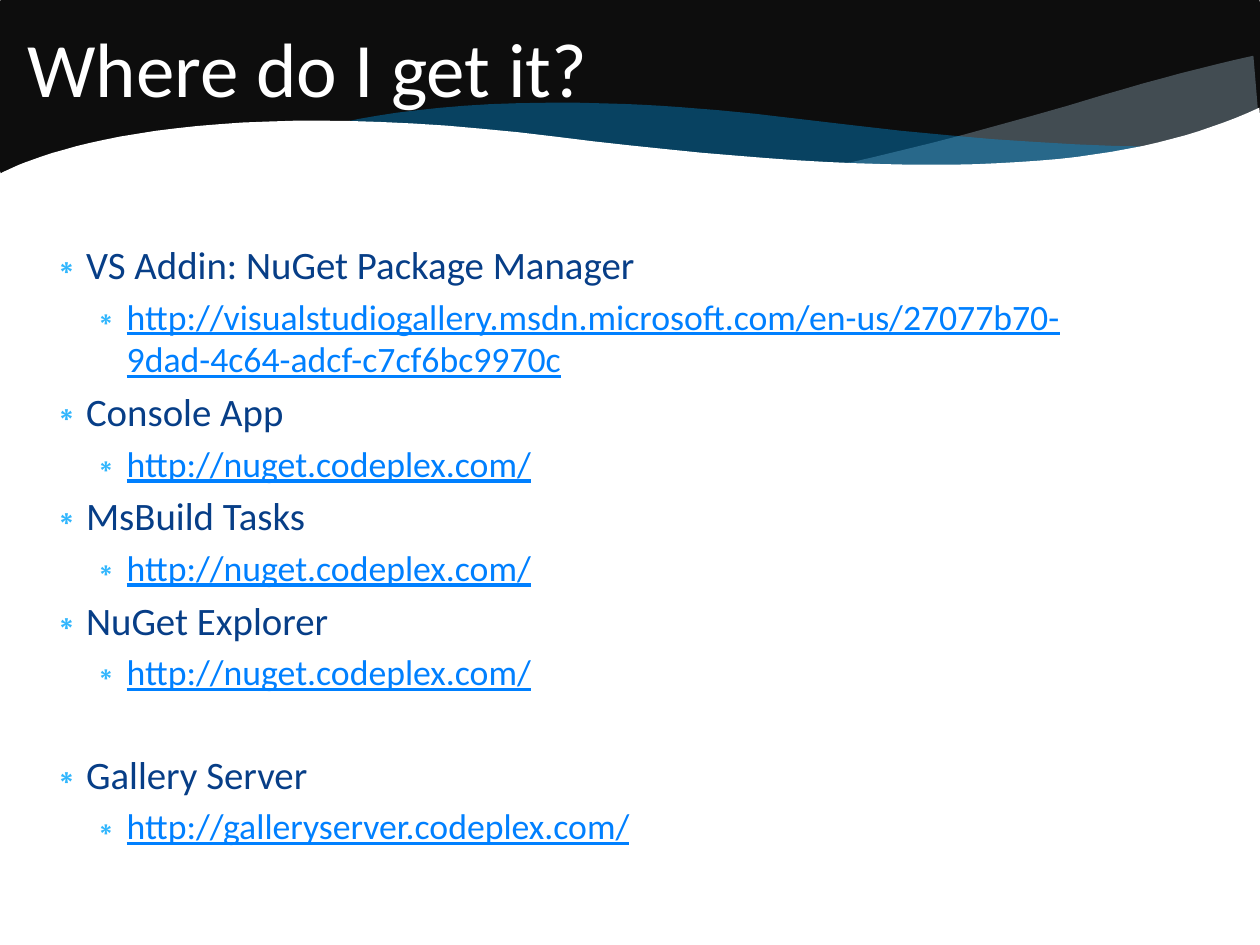
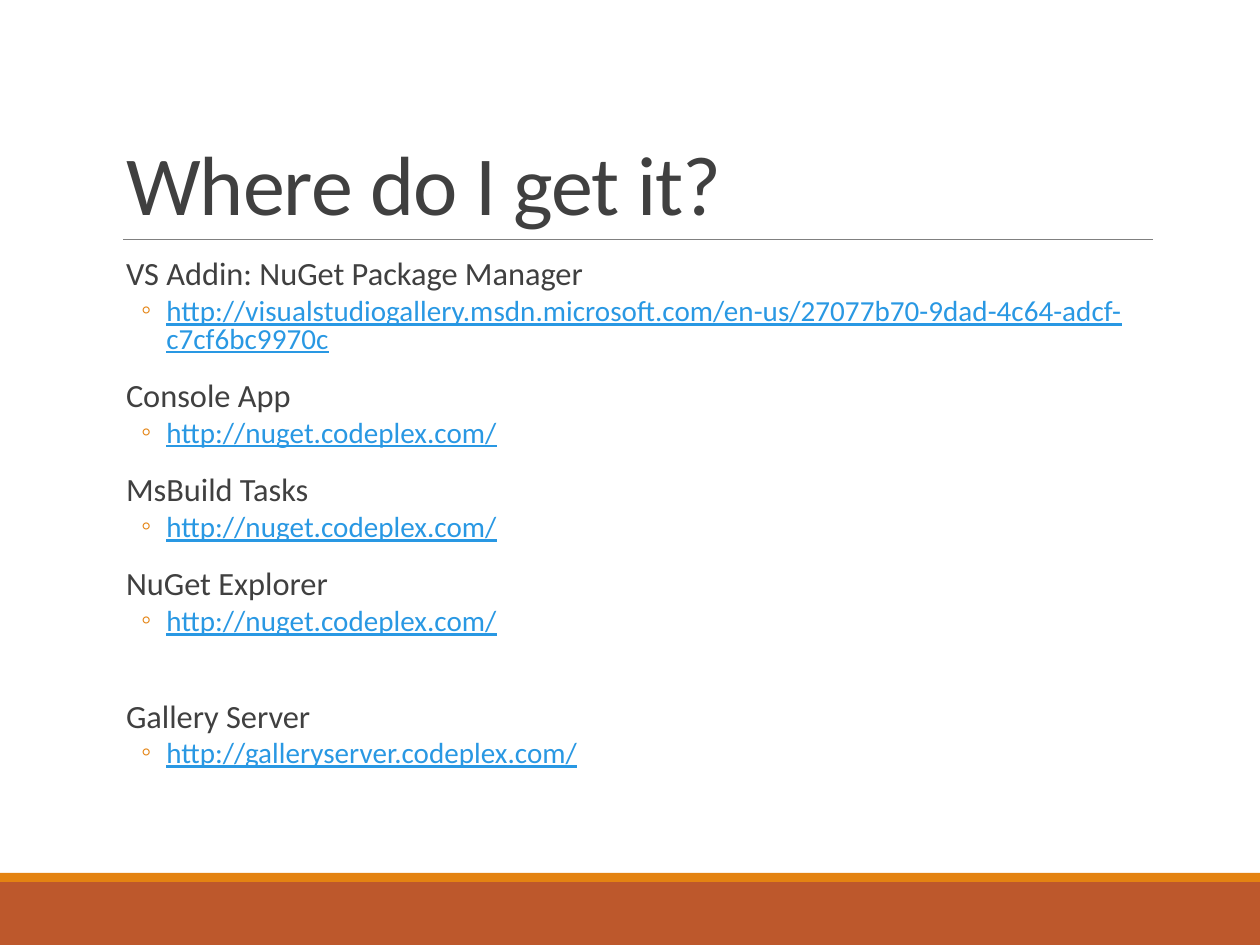
Before and after one commit to jsjodha/DevOpsFullDayTraining, a slide deck: slide 39 of PPTS/3. Package management with Nuget.pptx. Drawn at 1260x945 pixels with LibreOffice and Linux fonts; fonts in the diff are those of the drawing. Boxes give left, top, right and bottom in pixels: in the first picture for what was removed or moved away, otherwise in the second. Text is boxed around its words. In the diff, an @@ line names an element or a change of style, - is before the commit and + after.

```diff
--- a/PPTS/3. Package management with Nuget.pptx
+++ b/PPTS/3. Package management with Nuget.pptx
@@ rounded rectangle removed at [0, 0, 1260, 176] @@
@@ freeform shape removed at [0, 38, 1260, 307] @@
@@ title "Where do I get it?": place and size @@
-title "Where do I get it?" at [27, 43, 587, 115]
+title "Where do I get it?" at [126, 156, 721, 230]
@@ title "Where do I get it?" at [126, 156, 721, 230]: size 44 to 48 pt, text colour #FFFFFF to #404040, letter spacing 0 to -0.5 pt; line spacing 1 to 0.85; vertical alignment middle to bottom @@
@@ freeform shape removed at [341, 48, 1151, 220] @@
@@ freeform shape removed at [837, 56, 1260, 179] @@
@@ line added from (123, 239) to (1153, 239), #808080 0.5 pt @@
@@ text "VS Addin: NuGet Package Manager": place and size @@
-text "VS Addin: NuGet Package Manager" at [86, 252, 1060, 845]
+text "VS Addin: NuGet Package Manager" at [126, 262, 1121, 768]
@@ text "VS Addin: NuGet Package Manager" at [126, 262, 1121, 768]: size 22.2 to 18.5 pt, text colour #073E87 to #404040 in "VS Addin: NuGet Package Manager", "Console App", "MsBuild Tasks", "NuGet Explorer" and 1 more places; size 20.4 to 16.6 pt, text colour #0080FF to #2998E3 in "http://visualstudiogallery.msdn.microsoft.com/en-us/27077b70 ...", "http://nuget.codeplex.com/", "http://nuget.codeplex.com/", "http://nuget.codeplex.com/" and 1 more places; bullet ∗ to  ; line spacing 1 to 0.8; more space between paragraphs; bullet colour #31B6FD to #E48312; bullet ∗ to ◦ @@
@@ rectangle added at [0, 882, 1260, 945], fill #BD582C @@
@@ rectangle added at [0, 873, 1260, 882], fill #E48312 @@
```
Also in this commit, not shown: 39 other slides changed.
